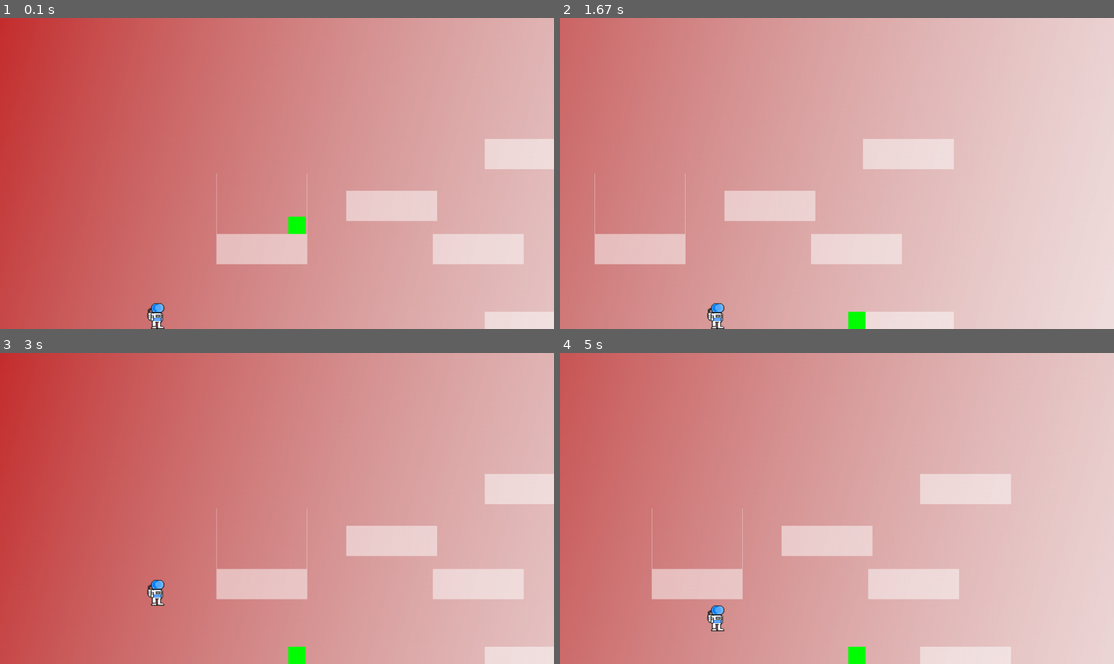
Above: before the commit, frames 1-4 (two rows, left to right).
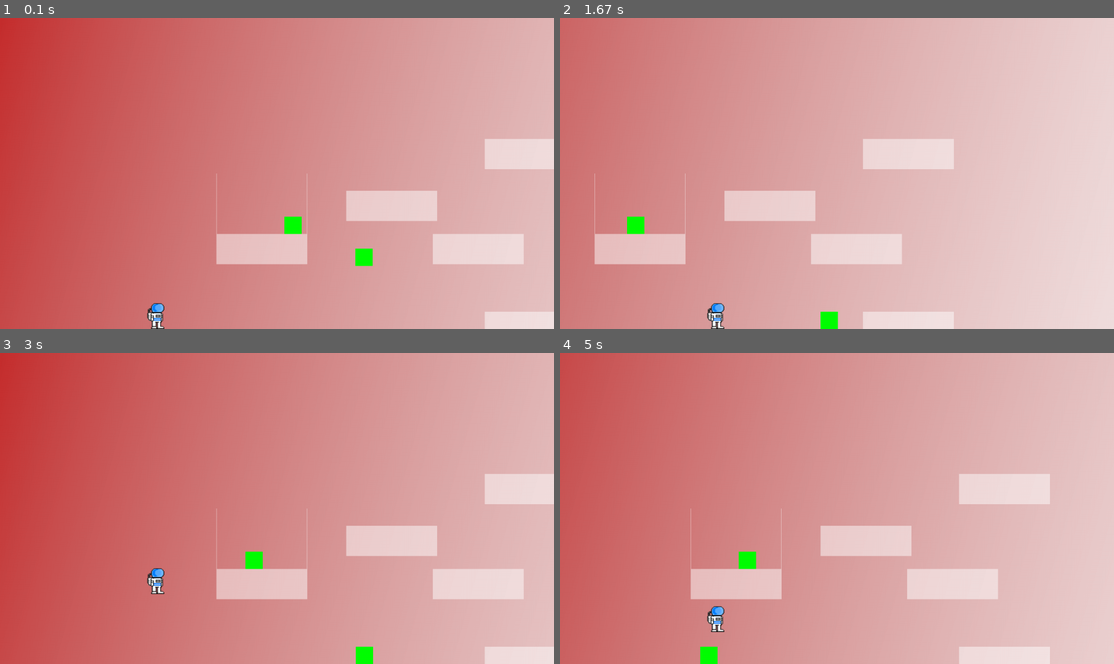
Above: after the commit, the same moments.

Repository: FlyingEwok/pygameRST
Game: pygame game, started from game.py
Two runs of this game, one before a commit and one after it. Both use one fixed random seed, a clock stepped at 60 frames per second and the inputs below.
Inputs:
- Up to frame 1 (0.1 s): no input
- Up to frame 2 (1.67 s): hold Right 0.33-0.8 s; hold Up 0.83-1.13 s; hold Right 1.17-1.63 s
- Up to frame 3 (3 s): hold Left 1.67-2.2 s; hold Left 2.23-2.63 s; hold Up from 2.67 s (still down)
- Up to frame 4 (5 s): release Up at 3.03 s; hold Right 3.07-3.7 s; hold Left 3.73-4.2 s; hold Right 4.23-4.7 s; hold Up from 4.73 s (still down)

The runs differ from the first frame. In frame 1, 0.3% of the frame differs, in the area x 51-68%, y 63-80%; in frame 2, 0.5%; in frame 3, 0.8%; in frame 4, 6.6%, in the area x 16-89%, y 38-100%.

Commit message:
base enemy

Diff:
--- a/enemyclass.py
+++ b/enemyclass.py
@@ -26,7 +26,7 @@
         self.rect = self.image.get_rect()
 
         # Set speed vector of enemy
-        self.change_x = 0
+        self.change_x = 3
         self.change_y = 0
 
         # List of sprites we can bump against
--- a/level1class.py
+++ b/level1class.py
@@ -31,7 +31,7 @@
 
         enemyList = [
                 [1, 1, 800, 520],
-                [1, 1, 666, 100]
+                [1, 1, 666, 550]
                 ]
 
         # Go through the array above and add platforms
@@ -48,8 +48,9 @@
             marker.rect.y = hitmarker[3]
             self.hitmarker_list.add(marker)
 
-        # for enemy in enemyList:
-        #     enemy1 = enemyclass.Enemy(enemy[0], enemy[1])
-        #     enemy1.rect.x = enemy[2]
-        #     enemy1.rect.y = enemy[3]
-        #     self.enemy_list.add(enemy1)
+        for enemy in enemyList:
+            enemy1 = enemyclass.Enemy()
+            enemy1.level = self
+            enemy1.rect.x = enemy[2]
+            enemy1.rect.y = enemy[3]
+            self.enemy_list.add(enemy1)
--- a/main.py
+++ b/main.py
@@ -38,9 +38,7 @@
 
     player.rect.x = 340
     player.rect.y = SCREEN_HEIGHT - player.rect.height
-    enemy.rect.x = 666
-    enemy.rect.y = 520
-    active_sprite_list.add(player, enemy)
+    active_sprite_list.add(player)
 
 
     # Loop until the user clicks the close button.
--- a/playerclass.py
+++ b/playerclass.py
@@ -72,7 +72,7 @@
         if self.change_y == 0:
             self.change_y = 1
         else:
-            self.change_y += 0.35       # Default gravity = 0.35, High gravity = 0.55, Lowest gravity =
+            self.change_y += 0.25       # Default gravity = 0.35, High gravity = 0.55, Lowest gravity =
 
         # See if we are on the ground.
         if self.rect.y >= main.SCREEN_HEIGHT - self.rect.height and self.change_y >= 0:
